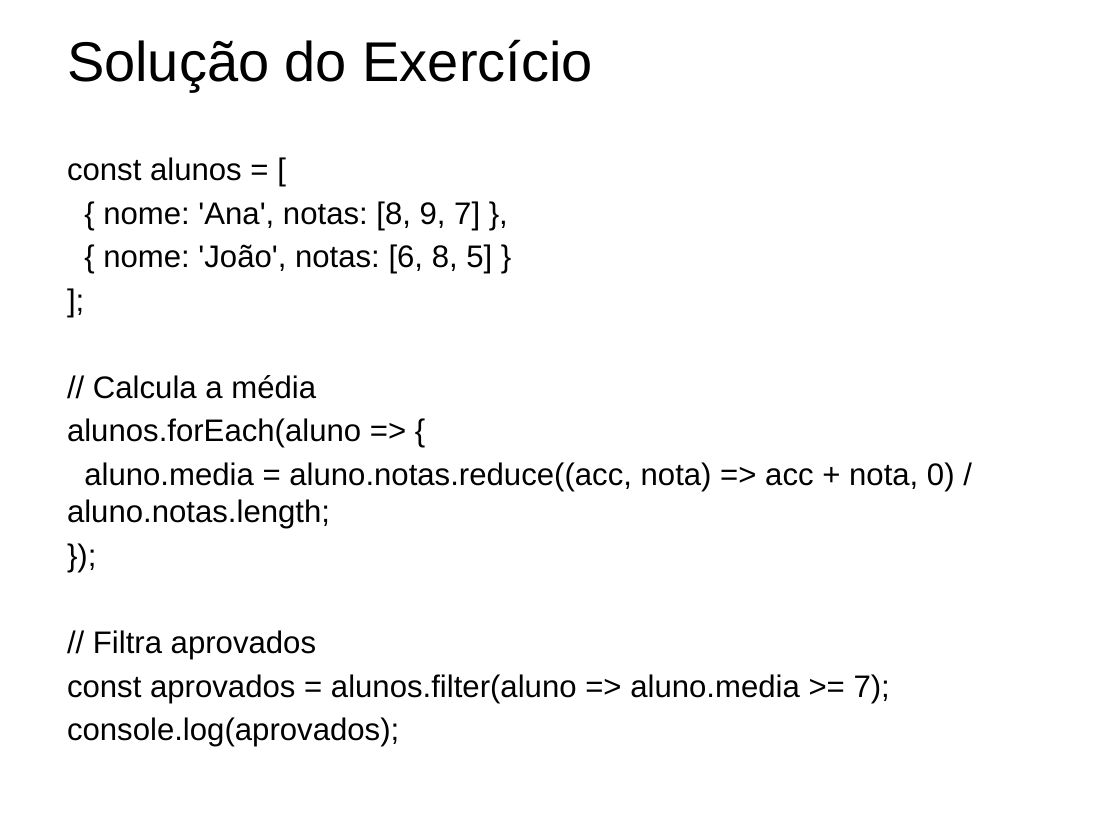
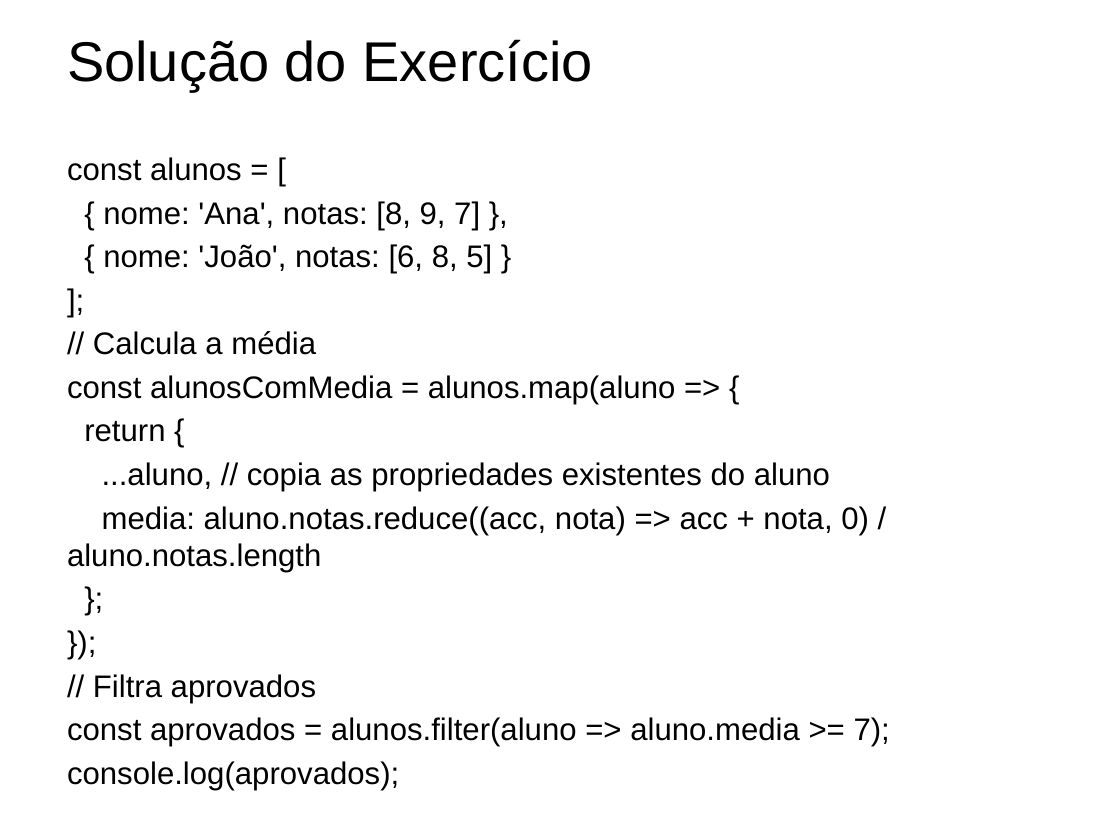
Before and after one commit to ProfessorJeanMax/Senac-Turma-5933, a slide deck: slide 15 of Slides/Javascript/Estruturas Dados Iteracao.pptx (slide 8 before the commit). Drawn at 1120x840 pixels with LibreOffice and Linux fonts; fonts in the diff are those of the drawing; background and template pictures are left out. Boxes give left, top, right and bottom in pixels: in the first picture for what was removed or moved away, otherwise in the second. Text is boxed around its words. In the diff, an @@ line names an element or a change of style, - is before the commit and + after.

```diff
--- a/Slides/Javascript/Estruturas Dados Iteracao.pptx
+++ b/Slides/Javascript/Estruturas Dados Iteracao.pptx
@@ text at [67, 375, 869, 572]: text changed @@
-alunos.forEach(aluno => {
-aluno.media = aluno.notas.reduce((acc, nota) => acc + nota, 0) / aluno.notas.length;
+const alunosComMedia = alunos.map(aluno => {
+return {
+...aluno, // copia as propriedades existentes do aluno
+media: aluno.notas.reduce((acc, nota) => acc + nota, 0) / aluno.notas.length
+};
```
Also in this commit, not shown: 7 slides added, 2 other files.
